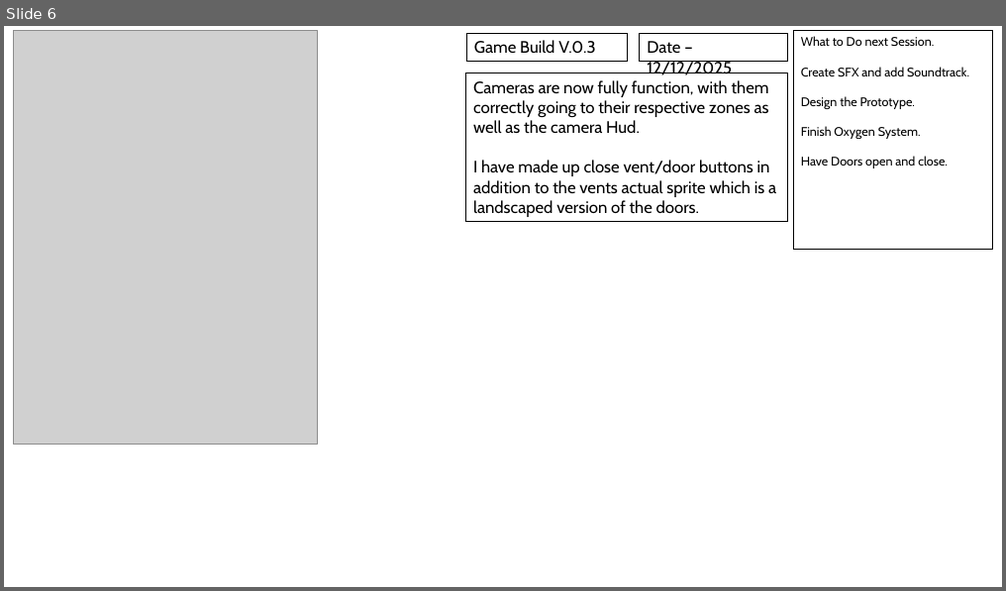
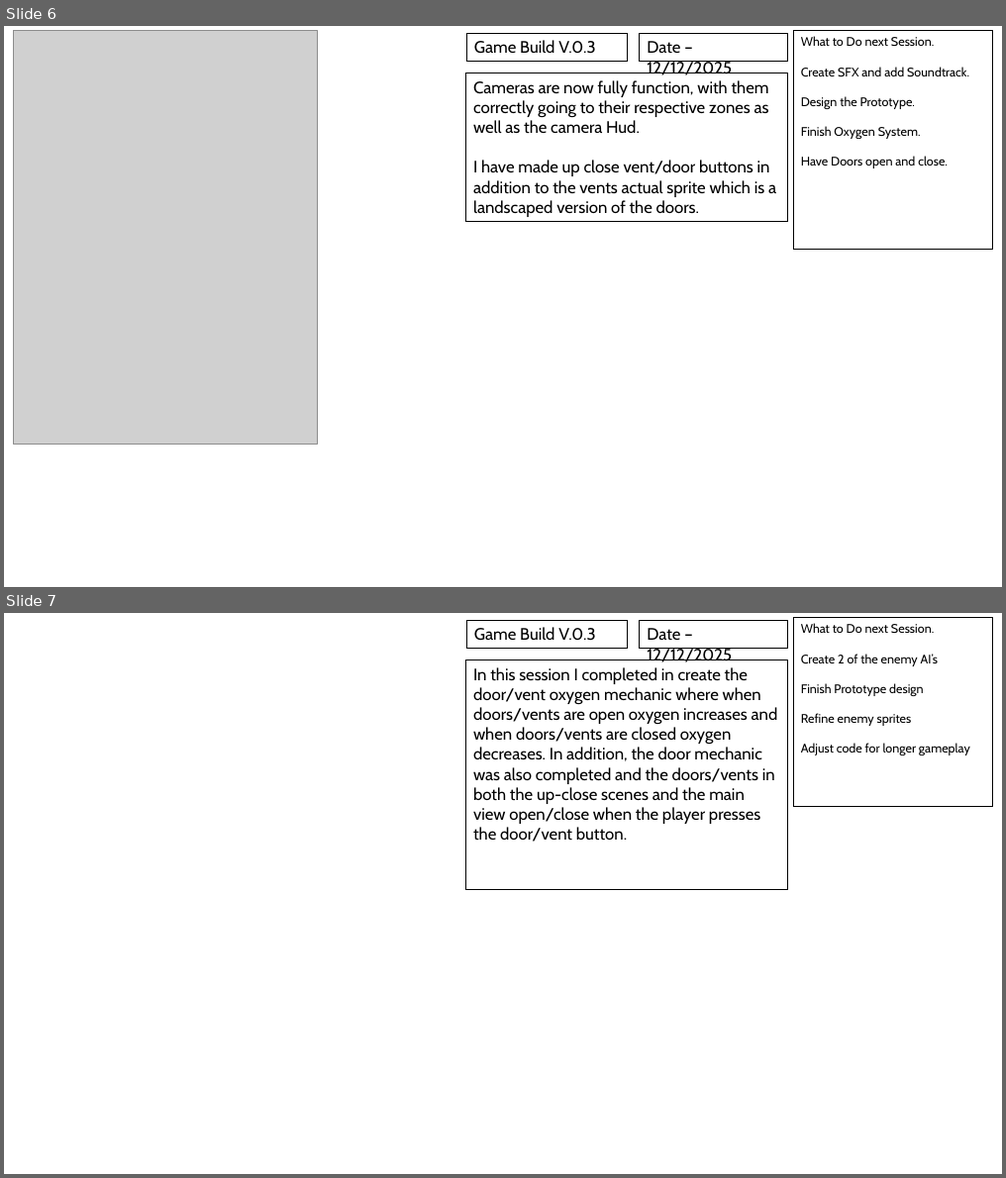
Before and after one commit to QuotedTrain5221/Critical-Failure-3, a slide deck: Logs/Development Log and Alpha Testing.pptx. Shown one above the other, each under a label of ours: slide 6 before the commit, slides 6 and 7 after it. The pictures are 1006x591 and 1006x1178 pixels, drawn with LibreOffice and Linux fonts; fonts in the diff are those of the drawing; grey boxes stand for pictures. Boxes give left, top, right and bottom in pixels: in the first picture for what was removed or moved away, otherwise in the second. Text is boxed around its words. In the diff, an @@ line names an element or a change of style, - is before the commit and + after.

```diff
--- a/Logs/Development Log and Alpha Testing.pptx
+++ b/Logs/Development Log and Alpha Testing.pptx
@@ slide 7 added at (4, 613, 1002, 1174), background #FFFFFF @@
@@ rectangle added at (466, 621, 627, 649), outline #000000 0.75 pt, 16 pt, text #000000 @@
+Game Build V.0.3
@@ rectangle added at (640, 621, 788, 649), outline #000000 0.75 pt, 16 pt, text #000000 @@
+Date – 12/12/2025
@@ rectangle added at (794, 618, 994, 806), outline #000000 0.75 pt, 12 pt, text #000000 @@
+What to Do next Session.
+Create 2 of the enemy AI’s
+Finish Prototype design
+Refine enemy sprites
+Adjust code for longer gameplay
@@ rectangle added at (466, 661, 787, 889), outline #000000 0.75 pt, 16 pt, text #000000 @@
+In this session I completed in create the door/vent oxygen mechanic where when doors/vents are open oxygen increases and when doors/vents are closed oxygen decreases. In addition, the door mechanic was also completed and the doors/vents in both the up-close scenes and the main view open/close when the player presses the door/vent button.
```
Also in this commit, not shown: 1 slide changed, 13 other files.
